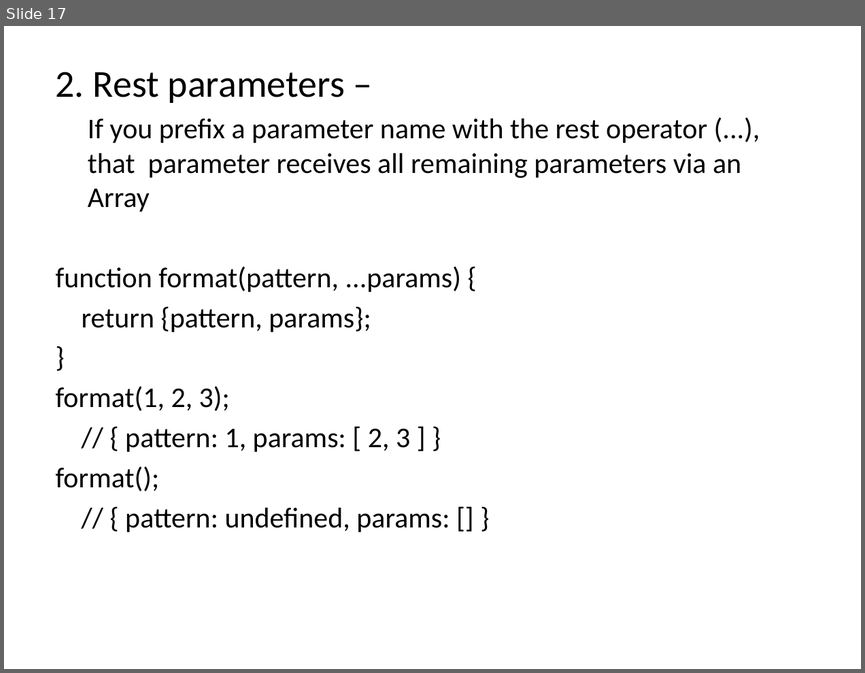
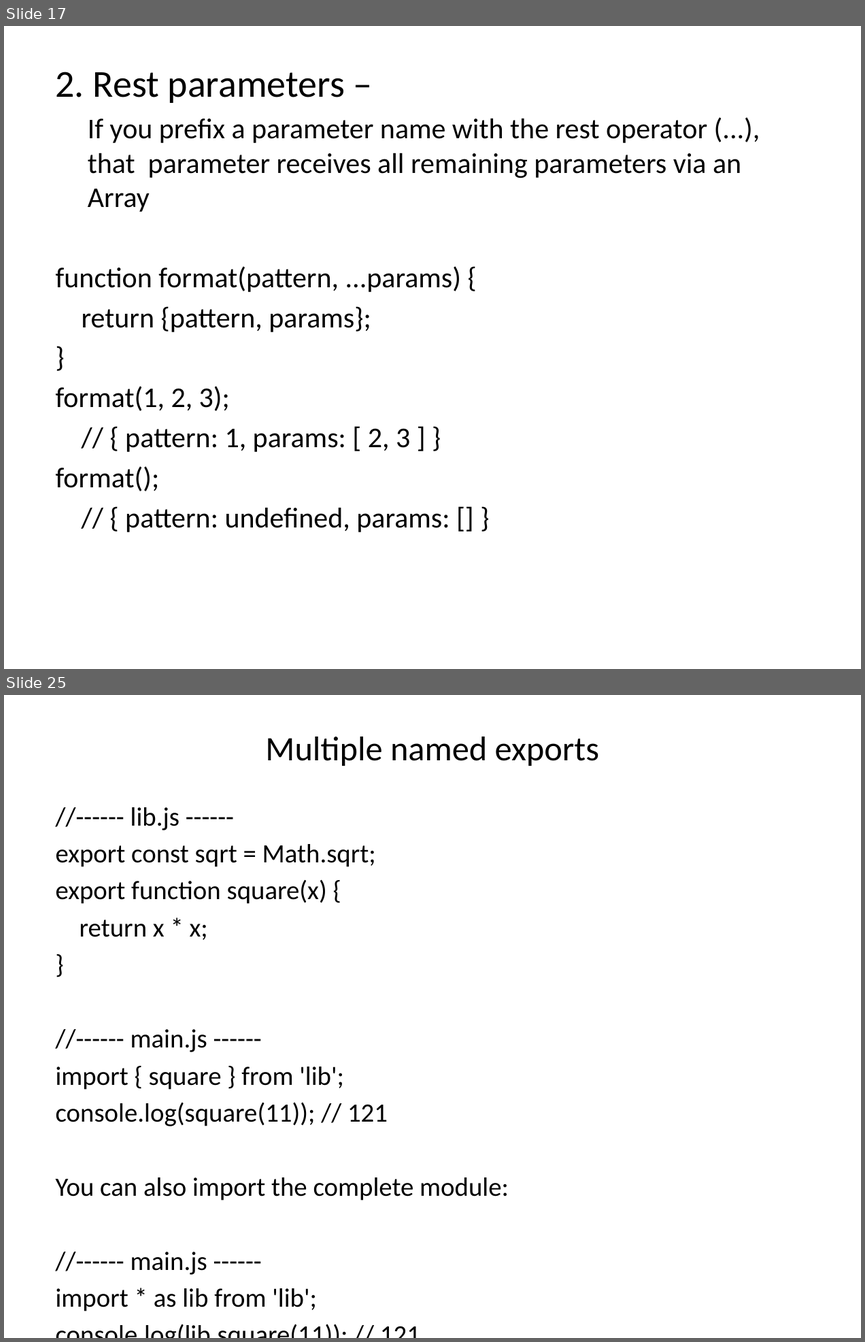
Before and after one commit to jaybidwai02/jsFrameworks, a slide deck: es6/ES6.pptx. Shown one above the other, each under a label of ours: slide 17 before the commit, slides 17 and 25 after it; the slides between them are not shown. The pictures are 865x673 and 865x1342 pixels, drawn with LibreOffice and Linux fonts; fonts in the diff are those of the drawing. Boxes give left, top, right and bottom in pixels: in the first picture for what was removed or moved away, otherwise in the second. Text is boxed around its words. In the diff, an @@ line names an element or a change of style, - is before the commit and + after.

```diff
--- a/es6/ES6.pptx
+++ b/es6/ES6.pptx
@@ slide 25 added at (x1=4, y1=695, x2=861, y2=1338), background #FFFFFF @@
@@ title added at (x1=265, y1=736, x2=599, y2=766), 28.8 pt, text #000000 @@
+Multiple named exports
@@ text added at (x1=56, y1=807, x2=509, y2=1311), 22.2 pt, text #000000 @@
+//------ lib.js ------
+export const sqrt = Math.sqrt;
+export function square(x) {
+return x * x;
+}
+//------ main.js ------
+import { square } from 'lib';
+console.log(square(11)); // 121
+You can also import the complete module:
+//------ main.js ------
+import * as lib from 'lib';
+console.log(lib.square(11)); // 121
```
Also in this commit, not shown: 7 other slides added.
